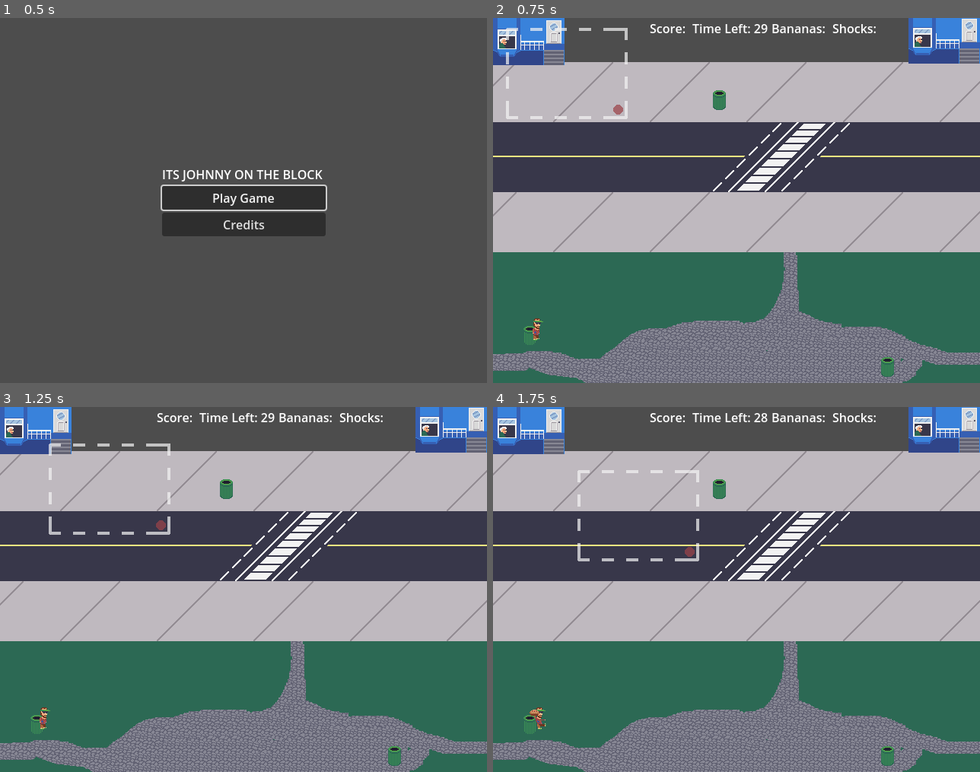
Above: before the commit, frames 1-4 (two rows, left to right).
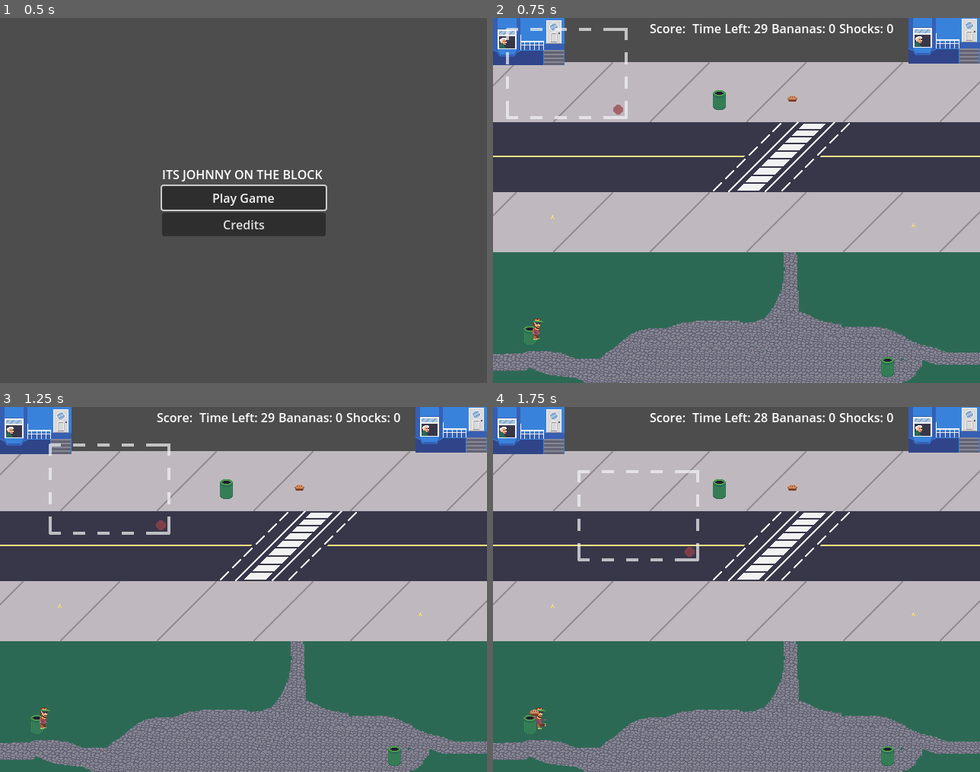
Above: after the commit, the same moments.

Repository: CarsonWebster/Game-of-Gags
Game: Godot game, scene res://Scenes/main_menu.tscn
The game is run twice, just before and just after one commit, with the same random seed, the same clock (stepped at 60 frames per second) and the same inputs.
Inputs:
- Up to frame 1 (0.5 s): no input
- Up to frame 2 (0.75 s): click "Play Game" at 0.5 s
- Up to frame 3 (1.25 s): no input
- Up to frame 4 (1.75 s): hold D (walk_right) from 1.28 s (still down); tap K (attack2) at 1.35 s

Frame 1 is identical in both runs. In frame 2, 0.2% of the frame differs, in the area x 11-87%, y 1-58%; in frame 3, 0.2%; in frame 4, 0.2%.

Commit message:
Music and Player Inventory + pickups

Diff:
--- /dev/null
+++ b/Autoloads/CollectableSignalBus.gd
@@ -0,0 +1,36 @@
+extends Node
+
+signal collected(resource: BaseCollectableResource)
+
+#region item type signals
+signal banana_collected(resourece: BaseCollectableResource)
+signal pie_collected(resourece: BaseCollectableResource)
+signal shock_collected(resourece: BaseCollectableResource)
+#endregion
+
+#region ui update signals
+signal on_update_banana(value: int)
+signal on_update_pie(value: int)
+signal on_update_shock(value: int)
+#endregion
+
+func emit_on_update_banana(value: int) -> void:
+	on_update_banana.emit(value)
+func emit_on_update_pie(value: int) -> void:
+	on_update_pie.emit(value)
+func emit_on_update_shock(value: int) -> void:
+	on_update_shock.emit(value)
+
+
+func emit_banana_collected(resourece: BaseCollectableResource) -> void:
+	banana_collected.emit(resourece)
+
+func emit_pie_collected(resourece: BaseCollectableResource) -> void:
+	pie_collected.emit(resourece)
+
+func emit_shock_collected(resourece: BaseCollectableResource) -> void:
+	shock_collected.emit(resourece)
+
+
+func emit_on_collected(resourece: BaseCollectableResource) -> void:
+	collected.emit(resourece)
--- a/Scenes/MovingCamera.gd
+++ b/Scenes/MovingCamera.gd
@@ -4,18 +4,18 @@
 
 # Called when the node enters the scene tree for the first time.
 func _ready():
-	print(corrners)
-	print(corrners.get_children())
+	#print(corrners)
+	#print(corrners.get_children())
 	move_camera(corrners.get_children().pick_random().position)
 
 func move_camera(pos: Vector2):
-	print("Moving camera to: ", pos)
+	#print("Moving camera to: ", pos)
 	var tween = get_tree().create_tween()
 	tween.tween_property($".", "position", pos, 5)
 	#tween.tween_callback($".".move_camera(corrners.get_children().pick_random().position))
 	tween.connect("finished", on_tween_finished)
 
 func on_tween_finished():
-	print("Tween done!")
+	#print("Tween done!")
 	await get_tree().create_timer(2).timeout
 	move_camera(corrners.get_children().pick_random().position)
--- /dev/null
+++ b/Scenes/Resources/Banana.tres
@@ -0,0 +1,10 @@
+[gd_resource type="Resource" script_class="BaseCollectableResource" load_steps=3 format=3 uid="uid://d1tmido2akgd6"]
+
+[ext_resource type="Script" path="res://Scenes/Resources/BaseCollectableResource.gd" id="1_4stnn"]
+[ext_resource type="Texture2D" uid="uid://bgeyk0pp2ox1m" path="res://Assets/objects/banana-peel.png" id="2_0rxc1"]
+
+[resource]
+script = ExtResource("1_4stnn")
+tag = "Banana"
+value = 1
+texture = ExtResource("2_0rxc1")
--- /dev/null
+++ b/Scenes/Resources/BaseCollectableResource.gd
@@ -0,0 +1,7 @@
+class_name BaseCollectableResource
+extends Resource
+
+@export_enum("Banana", "Shock", "Pie") var tag = ""
+
+@export var value: int = 0
+@export var texture: Texture2D = null
--- /dev/null
+++ b/Scenes/Resources/Pie.tres
@@ -0,0 +1,10 @@
+[gd_resource type="Resource" script_class="BaseCollectableResource" load_steps=3 format=3 uid="uid://5wjdm2scraa5"]
+
+[ext_resource type="Script" path="res://Scenes/Resources/BaseCollectableResource.gd" id="1_3svxd"]
+[ext_resource type="Texture2D" uid="uid://027n22f44j37" path="res://Assets/objects/pie.png" id="2_j05nd"]
+
+[resource]
+script = ExtResource("1_3svxd")
+tag = "Pie"
+value = 1
+texture = ExtResource("2_j05nd")
--- /dev/null
+++ b/Scenes/base_collectable.tscn
@@ -0,0 +1,15 @@
+[gd_scene load_steps=3 format=3 uid="uid://bnal8nekjndlv"]
+
+[ext_resource type="Script" path="res://Scripts/base_collectable.gd" id="1_gmhpf"]
+
+[sub_resource type="CircleShape2D" id="CircleShape2D_sul2u"]
+
+[node name="BaseCollectable" type="Area2D"]
+collision_layer = 2
+collision_mask = 2
+script = ExtResource("1_gmhpf")
+
+[node name="CollisionShape2D" type="CollisionShape2D" parent="."]
+shape = SubResource("CircleShape2D_sul2u")
+
+[node name="Sprite2D" type="Sprite2D" parent="."]
--- /dev/null
+++ b/Scenes/collectable_manager.tscn
@@ -0,0 +1,6 @@
+[gd_scene load_steps=2 format=3 uid="uid://brppv14bqjswk"]
+
+[ext_resource type="Script" path="res://Scripts/collectable_manager.gd" id="1_rnlhv"]
+
+[node name="CollectableManager" type="Node"]
+script = ExtResource("1_rnlhv")
--- a/Scenes/pause_menu.tscn
+++ b/Scenes/pause_menu.tscn
@@ -1,5 +1,6 @@
-[gd_scene load_steps=3 format=3 uid="uid://b1mmlpyqvrekr"]
+[gd_scene load_steps=4 format=3 uid="uid://b1mmlpyqvrekr"]
 
+[ext_resource type="AudioStream" uid="uid://doaje3c8khbb7" path="res://Assets/Audio/Music/pause_theme.ogg" id="2_0rnxt"]
 [ext_resource type="Script" path="res://Scripts/ResumeButton.gd" id="3_0pj3p"]
 
 [sub_resource type="GDScript" id="GDScript_152ko"]
@@ -7,16 +8,18 @@
 
 # Get parent reference by going back twice to get main
 @onready var main = $\"../..\"
+@onready var pause_music = $PauseMusic
 
-func focus():
+func open_pause_menu():
 	$MarginContainer/VBoxContainer/ResumeButton.get_focus()
+	pause_music.play()
 
 func _on_resume_button_pressed():
-	main.pauseMenu(main.paused)
+	main.togglePause(main.paused)
+	pause_music.stop()
 
 func _on_quit_button_pressed():
 	get_tree().paused = false
-
 	get_tree().change_scene_to_file(\"res://Scenes/main_menu.tscn\")
 "
 
@@ -47,5 +50,8 @@
 layout_mode = 2
 text = "Quit"
 
+[node name="PauseMusic" type="AudioStreamPlayer2D" parent="."]
+stream = ExtResource("2_0rnxt")
+
 [connection signal="pressed" from="MarginContainer/VBoxContainer/ResumeButton" to="." method="_on_resume_button_pressed"]
 [connection signal="pressed" from="MarginContainer/VBoxContainer/QuitButton" to="." method="_on_quit_button_pressed"]
--- a/Scenes/player.tscn
+++ b/Scenes/player.tscn
@@ -69,7 +69,9 @@
 radius = 5.0
 height = 14.0
 
-[node name="Player" type="CharacterBody2D"]
+[sub_resource type="CircleShape2D" id="CircleShape2D_uvvhg"]
+
+[node name="Player" type="CharacterBody2D" groups=["Player"]]
 motion_mode = 1
 script = ExtResource("1_obtye")
 
@@ -81,4 +83,12 @@
 position = Vector2(0, 11)
 shape = SubResource("CapsuleShape2D_bkaov")
 
+[node name="Area2D" type="Area2D" parent="."]
+collision_layer = 2
+collision_mask = 0
+
+[node name="CollisionShape2D" type="CollisionShape2D" parent="Area2D"]
+position = Vector2(1, 8)
+shape = SubResource("CircleShape2D_uvvhg")
+
 [connection signal="animation_finished" from="AnimatedSprite2D" to="." method="_on_animated_sprite_2d_animation_finished"]
--- /dev/null
+++ b/Scenes/player_stat_handler.tscn
@@ -0,0 +1,6 @@
+[gd_scene load_steps=2 format=3 uid="uid://cyc4hedeuv0r4"]
+
+[ext_resource type="Script" path="res://Scripts/player_stat_handler.gd" id="1_hxq6i"]
+
+[node name="PlayerStatHandler" type="Node2D"]
+script = ExtResource("1_hxq6i")
--- a/Scenes/world.tscn
+++ b/Scenes/world.tscn
@@ -9,6 +9,12 @@
 [ext_resource type="Texture2D" uid="uid://ces4q01pcjd34" path="res://Assets/Enviroment/frame.png" id="7_m01t3"]
 [ext_resource type="PackedScene" uid="uid://b1mmlpyqvrekr" path="res://Scenes/pause_menu.tscn" id="8_t6m8a"]
 [ext_resource type="PackedScene" uid="uid://47n6gpt83kqu" path="res://Scenes/hud.tscn" id="9_h3ay0"]
+[ext_resource type="AudioStream" uid="uid://3310wmtmuyao" path="res://Assets/Audio/Music/main theme v3.mp3" id="10_r40jk"]
+[ext_resource type="PackedScene" uid="uid://cyc4hedeuv0r4" path="res://Scenes/player_stat_handler.tscn" id="11_7wet5"]
+[ext_resource type="Script" path="res://Scripts/collectable_manager.gd" id="11_tre3e"]
+[ext_resource type="PackedScene" uid="uid://bnal8nekjndlv" path="res://Scenes/base_collectable.tscn" id="12_gwpac"]
+[ext_resource type="Resource" uid="uid://d1tmido2akgd6" path="res://Scenes/Resources/Banana.tres" id="13_5kq1h"]
+[ext_resource type="Resource" uid="uid://5wjdm2scraa5" path="res://Scenes/Resources/Pie.tres" id="14_ibhk1"]
 
 [sub_resource type="RectangleShape2D" id="RectangleShape2D_qvhpi"]
 size = Vector2(151, 111)
@@ -25,9 +31,6 @@
 
 [node name="Camera2D" type="Camera2D" parent="."]
 position = Vector2(321, 240)
-
-[node name="Player" parent="." instance=ExtResource("1_xncld")]
-position = Vector2(58, 407)
 
 [node name="Victims" type="Node2D" parent="."]
 
@@ -93,5 +96,32 @@
 wait_time = 30.0
 autostart = true
 
+[node name="GameMusic" type="AudioStreamPlayer2D" parent="."]
+stream = ExtResource("10_r40jk")
+
+[node name="ManagerContainer" type="Node" parent="."]
+
+[node name="CollectableManager" type="Node" parent="ManagerContainer"]
+script = ExtResource("11_tre3e")
+
+[node name="PlayerStatHandler" parent="ManagerContainer" instance=ExtResource("11_7wet5")]
+
+[node name="EntityContainer" type="Node2D" parent="."]
+
+[node name="Player" parent="EntityContainer" instance=ExtResource("1_xncld")]
+position = Vector2(58, 407)
+
+[node name="BaseCollectable" parent="EntityContainer" instance=ExtResource("12_gwpac")]
+position = Vector2(80, 262)
+collectable_resource = ExtResource("13_5kq1h")
+
+[node name="BaseCollectable2" parent="EntityContainer" instance=ExtResource("12_gwpac")]
+position = Vector2(395, 107)
+collectable_resource = ExtResource("14_ibhk1")
+
+[node name="BaseCollectable3" parent="EntityContainer" instance=ExtResource("12_gwpac")]
+position = Vector2(553, 273)
+collectable_resource = ExtResource("13_5kq1h")
+
 [connection signal="timeout" from="VictimSpawner/Timer" to="VictimSpawner" method="_on_timer_timeout"]
 [connection signal="timeout" from="GameTimer" to="." method="_on_game_timer_timeout"]
--- a/Scripts/VictimSpawner.gd
+++ b/Scripts/VictimSpawner.gd
@@ -34,4 +34,4 @@
 	var victim = victim_scene.instantiate()
 	victims.add_child(victim)
 	victim.position = selected_spawn_point.position
-	print("Spawned: ", victim, "at: ", victim.position)
+	#print("Spawned: ", victim, "at: ", victim.position)
--- /dev/null
+++ b/Scripts/base_collectable.gd
@@ -0,0 +1,20 @@
+class_name BaseCollectable
+extends Area2D
+
+@export var collectable_resource: BaseCollectableResource = null
+
+@onready var sprite_2d = $Sprite2D as Sprite2D
+
+func _ready():
+	area_entered.connect(on_area_entered)
+	set_texture()
+
+func set_texture() -> void:
+	sprite_2d.texture = collectable_resource.texture
+
+func on_area_entered(area: Area2D) -> void:
+	if area.owner.is_in_group("Player"):
+		CollectableSignalBus.collected.emit(collectable_resource)
+		queue_free()
+	else:
+		print("ERROR: --- NO PLAYER FOUND ---")
--- /dev/null
+++ b/Scripts/collectable_manager.gd
@@ -0,0 +1,18 @@
+class_name CollectableManager
+extends Node
+
+
+# Called when the node enters the scene tree for the first time.
+func _ready():
+	CollectableSignalBus.collected.connect(on_collectable_collected)
+
+func on_collectable_collected(resource: BaseCollectableResource) -> void:
+	match resource.tag:
+		"Banana":
+			CollectableSignalBus.emit_banana_collected(resource)
+		"Pie":
+			CollectableSignalBus.emit_pie_collected(resource)
+		"Shock":
+			CollectableSignalBus.emit_shock_collected(resource)
+		"":
+			print("ERROR: ---- NO TAG SPECIFIED ----")
--- a/Scripts/hud.gd
+++ b/Scripts/hud.gd
@@ -2,14 +2,17 @@
 
 @onready var time_label: Label = $HBoxContainer/TimeLabel
 @onready var score_label: Label = $HBoxContainer/ScoreLabel
+@onready var bananas_label: Label = $HBoxContainer/BananasLabel
+@onready var shocks_label: Label = $HBoxContainer/ShocksLabel
 
 # Called when the node enters the scene tree for the first time.
 func _ready():
-	pass # Replace with function body.
+	CollectableSignalBus.on_update_banana.connect(update_banana)
+	CollectableSignalBus.on_update_shock.connect(update_shock)
 
 
 # Called every frame. 'delta' is the elapsed time since the previous frame.
-func _process(delta):
+func _process(_delta):
 	pass
 
 var time_format = "Time Left: %d"
@@ -19,3 +22,11 @@
 var score_format = "Time Left: %d"
 func update_score(score: float):
 	score_label.text = score_format % score
+
+var bananas_format = "Bananas: %d"
+func update_banana(current) -> void:
+	bananas_label.text = bananas_format % current
+
+var shocks_format = "Shocks: %d"
+func update_shock(current) -> void:
+	shocks_label.text = shocks_format % current
--- /dev/null
+++ b/Scripts/player_stat_handler.gd
@@ -0,0 +1,27 @@
+class_name PlayerStatHandler
+extends Node2D
+
+var current_bananas: int = 0
+var current_pies: int = 0
+var current_shocks: int = 0
+
+func _ready():
+	CollectableSignalBus.banana_collected.connect(on_banana_collected)
+	CollectableSignalBus.pie_collected.connect(on_pie_collected)
+	CollectableSignalBus.shock_collected.connect(on_shock_collected)
+
+	CollectableSignalBus.emit_on_update_banana(current_bananas)
+	CollectableSignalBus.emit_on_update_pie(current_pies)
+	CollectableSignalBus.emit_on_update_shock(current_shocks)
+
+func on_banana_collected(resource: BaseCollectableResource) -> void:
+	current_bananas += resource.value
+	CollectableSignalBus.emit_on_update_banana(current_bananas)
+
+func on_pie_collected(resource: BaseCollectableResource) -> void:
+	current_pies += resource.value
+	CollectableSignalBus.emit_on_update_pie(current_pies)
+
+func on_shock_collected(resource: BaseCollectableResource) -> void:
+	current_shocks += resource.value
+	CollectableSignalBus.emit_on_update_shocks(current_shocks)
--- a/Scripts/victim.gd
+++ b/Scripts/victim.gd
@@ -14,12 +14,12 @@
 
 # Called when the node enters the scene tree for the first time.
 func _ready():
-	print("Victim spawned at: ", get_global_position())
+	#print("Victim spawned at: ", get_global_position())
 	if position.x < 0:
 		current_heading = Heading.EAST
 	else:
 		current_heading = Heading.WEST
-	print("Current heading: ", current_heading)
+	#print("Current heading: ", current_heading)
 
 
 # Called every frame. 'delta' is the elapsed time since the previous frame.
--- a/Scripts/world.gd
+++ b/Scripts/world.gd
@@ -3,18 +3,20 @@
 @onready var pause_menu = $ui_container/PauseMenu
 @onready var hud = $ui_container/HUD
 @onready var game_timer = $GameTimer
+@onready var game_music = $GameMusic
 var paused: bool = false
 
 func _ready():
 	paused = false
+	game_music.play()
 
 # Called every frame. 'delta' is the elapsed time since the previous frame.
 func _process(_delta):
 	if Input.is_action_just_pressed("pause"):
-		pauseMenu(paused)
+		togglePause(paused)
 	hud.update_game_timer(game_timer.time_left)
 
-func pauseMenu(state):
+func togglePause(state):
 	if state:
 		#Input.set_mouse_mode(Input.MOUSE_MODE_CAPTURED)
 		pause_menu.hide()
@@ -24,7 +26,7 @@
 		#Input.set_mouse_mode(Input.MOUSE_MODE_VISIBLE)
 		get_tree().paused = true
 		pause_menu.show()
-		pause_menu.focus()
+		pause_menu.open_pause_menu()
 
 	paused = !paused
 
--- a/project.godot
+++ b/project.godot
@@ -14,6 +14,10 @@
 run/main_scene="res://Scenes/main_menu.tscn"
 config/features=PackedStringArray("4.2", "GL Compatibility")
 config/icon="res://icon.svg"
+
+[autoload]
+
+CollectableSignalBus="*res://Autoloads/CollectableSignalBus.gd"
 
 [display]
 
Not shown, added: Assets/Audio/Music/main theme v3.mp3.import
Not shown, added: Assets/Audio/Music/pause_theme.ogg.import
Not shown: 1 places in Scenes/player.tscn that only renumber resources
Not shown: 1 places in Scenes/world.tscn that only renumber resources
Not shown, added: Assets/Audio/Music/main theme v3.mp3
Not shown, added: Assets/Audio/Music/pause_theme.ogg
